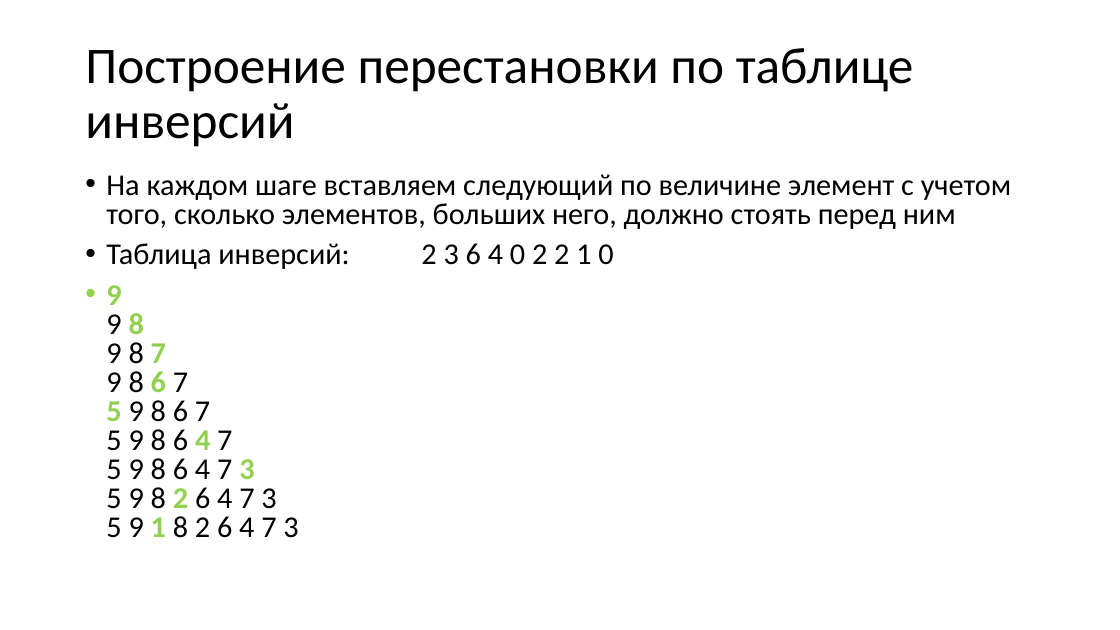
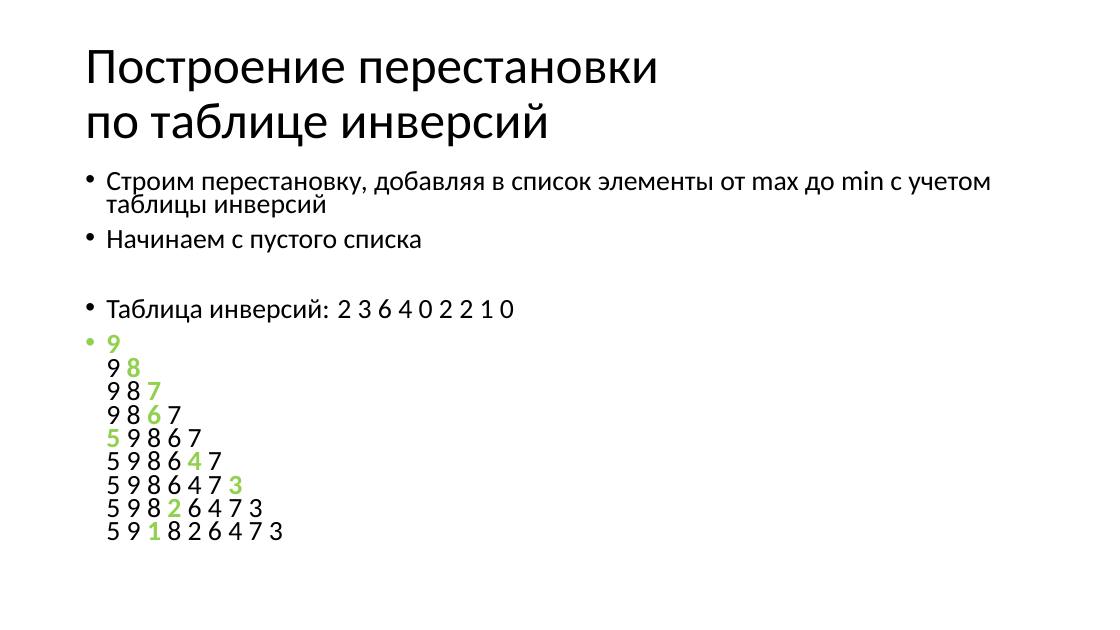
Before and after one commit to Evgueni-Petrov-aka-espetrov/Algorithms-and-Programming-in-C-pptx, a slide deck: slide 9 of 23 Перестановки.pptx. Drawn at 1120x630 pixels with LibreOffice and Linux fonts; fonts in the diff are those of the drawing. Boxes give left, top, right and bottom in pixels: in the first picture for what was removed or moved away, otherwise in the second. Text is boxed around its words. In the diff, an @@ line names an element or a change of style, - is before the commit and + after.

```diff
--- a/23 Перестановки.pptx
+++ b/23 Перестановки.pptx
@@ title "Построение перестановки по таблице инверсий" rewrapped from (x1=85, y1=48, x2=914, y2=147) to (x1=85, y1=50, x2=659, y2=147) @@
@@ text at (x1=106, y1=171, x2=991, y2=253): text changed; size 25.9 to 23.8 pt @@
-• На каждом шаге вставляем следующий по величине элемент с учетом того, сколько элементов, больших него, должно стоять перед ним
+• Строим перестановку, добавляя в список элементы от max до min с учетом таблицы инверсий
+• Начинаем с пустого списка
@@ text at (x1=106, y1=299, x2=514, y2=541): size 25.9 to 23.8 pt in "Таблица инверсий: 2 3 6 4 0 ...", "9 9 8 9 8 7 9 ..."; line spacing 0.8 to 0.7 @@
```
Also in this commit, not shown: 19 other slides changed, 1 slide added.
